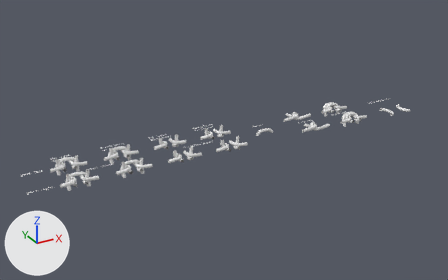
Two versions of the Blender file block-library/blocks.blend, one commit apart.
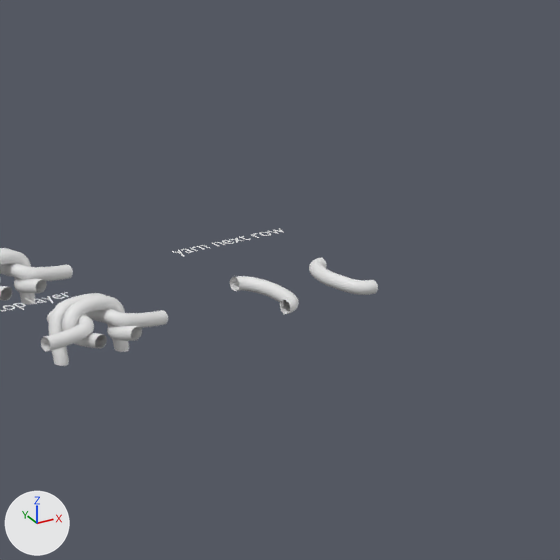
There are two pictures of each version: one whole from a camera (50 mm lens) standing at (-12.22, -28.77, 14.84) and looking at (4.64, 1.9, -0.5), one close up on the part from 74% to 100% of the width and 18% to 60% of the height. The lights are fixed; the arrows at lower left show +X, +Y and +Z.

The first close-up shows 'Text.011', 'knit-yarn.003', 'knit-yarn.008', 'knit-yarn.013', 'knit-yarn.014'.
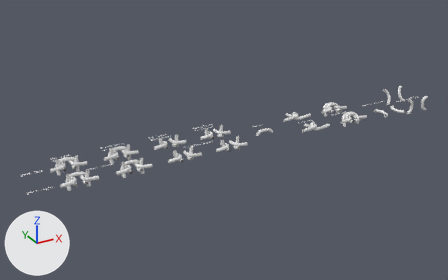
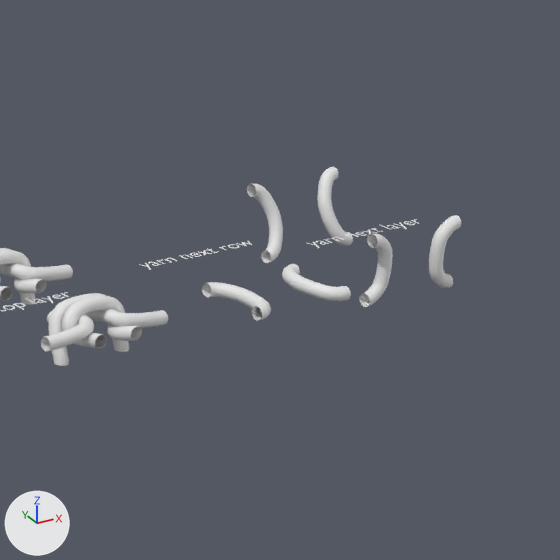
ob_yarn_right_next_row is not drawn itself; it is the parent of ob_x_020, ob_x_018, ob_x_019, ob_x_021, ob_y1_012, ob_knit_yarn_013, ob_x_017, ob_y1_013.
ob_yarn_left_next_row is not drawn itself; it is the parent of ob_x_022, ob_x_023, ob_x_024, ob_x_025, ob_y1_013_1, ob_knit_yarn_014, ob_x_026, ob_y1_012_1.

Diff of the bpy script that builds the scene:
```diff
--- a/block-library/blocks.blend.py
+++ b/block-library/blocks.blend.py
@@ me_block_yarn_layer_left @@
+me_block_yarn_layer_left.from_pydata([(-0.3, -0.5, -0.89), (-0.3, 0.5, -0.89), (0.3, -0.5, 0.0), (0.3, 0.5, 0.0), (0.3, -0.5, -0.89), (0.3, 0.5, -0.89), (-0.3, 0.5, 0.89), (0.3, 0.5, 0.89), (-0.3, -0.5, 0.89), (0.3, -0.5, 0.89)], [], [(1, 0, 4, 5), (5, 4, 2, 3), (1, 6, 8, 0), (0, 8, 9, 2, 4), (7, 9, 8, 6), (3, 2, 9, 7), (3, 7, 6, 1, 5)])
+me_block_yarn_layer_left.materials.append(mat_material)  # white #e7e7e7
@@ me_block_yarn_layer_right @@
+me_block_yarn_layer_right.from_pydata([(0.3, -0.5, -0.89), (0.3, 0.5, -0.89), (-0.3, -0.5, 0.0), (-0.3, 0.5, 0.0), (-0.3, -0.5, -0.89), (-0.3, 0.5, -0.89), (0.3, 0.5, 0.89), (-0.3, 0.5, 0.89), (0.3, -0.5, 0.89), (-0.3, -0.5, 0.89)], [], [(1, 0, 4, 5), (5, 4, 2, 3), (1, 6, 8, 0), (0, 8, 9, 2, 4), (7, 9, 8, 6), (3, 2, 9, 7), (3, 7, 6, 1, 5)])
+me_block_yarn_layer_right.materials.append(mat_material)  # white #e7e7e7
@@ cu_yarn_next_layer_same @@
+cu_yarn_next_layer_same = bpy.data.curves.new('yarn-next-layer-same', 'CURVE')
+cu_yarn_next_layer_same.dimensions = '3D'
+_sp = cu_yarn_next_layer_same.splines.new('BEZIER'); _sp.bezier_points.add(3)
+_sp.bezier_points.foreach_set('co', [-0.3, -0.222, 0.444, -0.0234, -0.223, 0.232, -0.032, -0.223, -0.239, -0.3, -0.222, -0.444])
+_sp.bezier_points.foreach_set('handle_left', [-0.452, -0.222, 0.444, -0.0635, -0.223, 0.345, 0.00349, -0.223, -0.136, -0.2, -0.222, -0.444])
+_sp.bezier_points.foreach_set('handle_right', [-0.2, -0.222, 0.444, 0.0167, -0.223, 0.119, -0.0676, -0.223, -0.342, -0.452, -0.222, -0.444])
+for _p, _l, _r in zip(_sp.bezier_points, ['ALIGNED', 'ALIGNED', 'ALIGNED', 'ALIGNED'], ['ALIGNED', 'ALIGNED', 'ALIGNED', 'ALIGNED']): _p.handle_left_type = _l; _p.handle_right_type = _r
+_sp.order_u = 0
+_sp.order_v = 0
+cu_yarn_next_layer_same.bevel_depth = 0.1
+cu_yarn_next_layer_same.fill_mode = 'FULL'
@@ cu_yarn_next_layer_opposite @@
+cu_yarn_next_layer_opposite = bpy.data.curves.new('yarn-next-layer-opposite', 'CURVE')
+cu_yarn_next_layer_opposite.dimensions = '3D'
+_sp = cu_yarn_next_layer_opposite.splines.new('BEZIER'); _sp.bezier_points.add(3)
+_sp.bezier_points.foreach_set('co', [-0.3, 0.222, 0.444, -0.0234, 0.0784, 0.165, -0.032, -0.0965, -0.178, -0.3, -0.222, -0.444])
+_sp.bezier_points.foreach_set('handle_left', [-0.452, 0.222, 0.444, -0.0635, 0.13, 0.265, 0.00349, -0.0518, -0.086, -0.128, -0.222, -0.444])
+_sp.bezier_points.foreach_set('handle_right', [-0.128, 0.222, 0.444, 0.0167, 0.0269, 0.0638, -0.0676, -0.141, -0.271, -0.452, -0.222, -0.444])
+for _p, _l, _r in zip(_sp.bezier_points, ['ALIGNED', 'ALIGNED', 'ALIGNED', 'ALIGNED'], ['ALIGNED', 'ALIGNED', 'ALIGNED', 'ALIGNED']): _p.handle_left_type = _l; _p.handle_right_type = _r
+_sp.order_u = 0
+_sp.order_v = 0
+cu_yarn_next_layer_opposite.bevel_depth = 0.1
+cu_yarn_next_layer_opposite.fill_mode = 'FULL'
@@ txt_text_012 @@
+txt_text_012 = bpy.data.curves.new('Text.012', 'FONT')
+txt_text_012.body = 'yarn next layer'
@@ ob_yarn_right_next_row @@
 ob_yarn_right_next_row = bpy.data.objects.new('yarn.right.next-row', me_block_yarn_row)
-ob_yarn_right_next_row.location = (16.0, 0.0, 0.0)
+ob_yarn_right_next_row.location = (15.5, 0.0, 0.0)
 ob_yarn_right_next_row.hide_set(True)  # wire or fog, not drawn
@@ ob_yarn_left_next_row @@
 ob_yarn_left_next_row = bpy.data.objects.new('yarn.left.next-row', me_block_yarn_row_left)
-ob_yarn_left_next_row.location = (17.0, 0.0, 0.0)
+ob_yarn_left_next_row.location = (16.5, 0.0, 0.0)
 ob_yarn_left_next_row.hide_set(True)  # wire or fog, not drawn
@@ ob_text_011 @@
 ob_text_011 = bpy.data.objects.new('Text.011', txt_text_011)
-ob_text_011.location = (15.79, 1.54, 0.0)
+ob_text_011.location = (15.03, 1.36, 0.0)
 ob_text_011.scale = (0.352, 0.352, 0.352)
@@ ob_text_012 @@
+ob_text_012 = bpy.data.objects.new('Text.012', txt_text_012)
+ob_text_012.location = (17.71, 0.88, 0.0)
+ob_text_012.scale = (0.352, 0.352, 0.352)
@@ ob_knit_yarn_018 @@
+ob_knit_yarn_018 = bpy.data.objects.new('knit-yarn.018', cu_yarn_next_layer_same)
+ob_knit_yarn_018.parent = ob_yarn_next_layer_same_left
+ob_knit_yarn_018.location = (0.0, 0.0, 0.0)
+ob_knit_yarn_018.scale = (-1.0, 1.0, 1.0)
@@ ob_yarn_next_layer_same_left @@
+ob_yarn_next_layer_same_left = bpy.data.objects.new('yarn-next-layer-same.left', me_block_yarn_layer_left)
+ob_yarn_next_layer_same_left.location = (19.0, 0.0, 0.0)
@@ ob_knit_yarn_017 @@
+ob_knit_yarn_017 = bpy.data.objects.new('knit-yarn.017', cu_yarn_next_layer_opposite)
+ob_knit_yarn_017.parent = ob_yarn_next_layer_opposite_left
+ob_knit_yarn_017.location = (0.0, 0.0, 0.0)
+ob_knit_yarn_017.scale = (-1.0, 1.0, 1.0)
@@ ob_yarn_next_layer_opposite_left @@
+ob_yarn_next_layer_opposite_left = bpy.data.objects.new('yarn-next-layer-opposite.left', me_block_yarn_layer_left)
+ob_yarn_next_layer_opposite_left.location = (19.0, 2.0, 0.0)
@@ ob_knit_yarn_016 @@
+ob_knit_yarn_016 = bpy.data.objects.new('knit-yarn.016', cu_yarn_next_layer_opposite)
+ob_knit_yarn_016.parent = ob_yarn_next_layer_opposite_right
+ob_knit_yarn_016.location = (0.0, 0.0, 0.0)
@@ ob_yarn_next_layer_opposite_right @@
+ob_yarn_next_layer_opposite_right = bpy.data.objects.new('yarn-next-layer-opposite.right', me_block_yarn_layer_right)
+ob_yarn_next_layer_opposite_right.location = (18.0, 2.0, 0.0)
@@ ob_knit_yarn_015 @@
+ob_knit_yarn_015 = bpy.data.objects.new('knit-yarn.015', cu_yarn_next_layer_same)
+ob_knit_yarn_015.parent = ob_yarn_next_layer_same_right
+ob_knit_yarn_015.location = (0.0, 0.0, 0.0)
@@ ob_yarn_next_layer_same_right @@
+ob_yarn_next_layer_same_right = bpy.data.objects.new('yarn-next-layer-same.right', me_block_yarn_layer_right)
+ob_yarn_next_layer_same_right.location = (18.0, 0.0, 0.0)
```

Pixel boxes (x1, y1, x2, y2) of what changed, in the close-ups (560 x 560 px):
'knit-yarn.013', moved: before (230, 276, 299, 314); after (202, 282, 271, 321)
'knit-yarn.014', moved: before (309, 258, 378, 295); after (282, 264, 351, 301)
'knit-yarn.016', added: after (247, 183, 283, 264)
'knit-yarn.015', added: after (360, 234, 393, 307)
'knit-yarn.017', added: after (317, 167, 353, 246)
'knit-yarn.018', added: after (429, 215, 461, 288)
'Text.011', moved: before (172, 228, 283, 257); after (139, 241, 252, 270)
'Text.012', added: after (307, 219, 419, 248)
